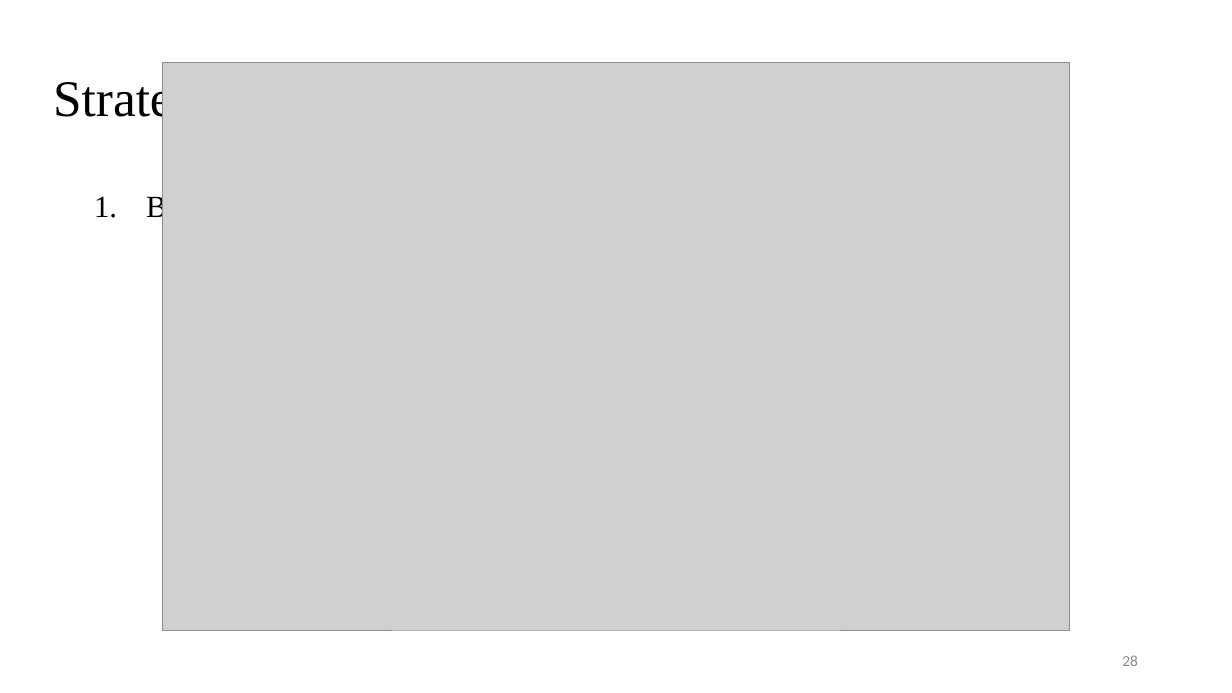
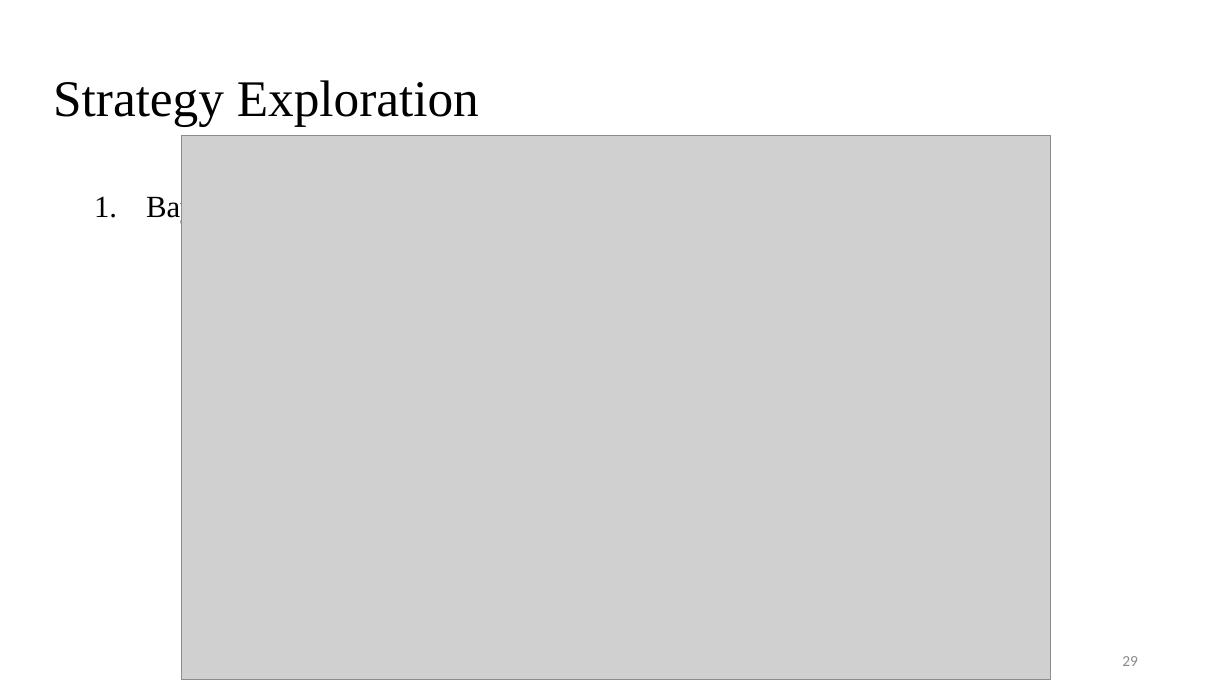
Before and after one commit to Pacific-Feng-Studuies/Studied-Papers, a slide deck: slide 30 of GM/Placement/PUFFER A Routability-Driven Placement Framework via Cell Padding/PUFFER A Routability-Driven Placement Framework via Cell Padding.pptx (slide 29 before the commit). Drawn at 1232x693 pixels with LibreOffice and Linux fonts; fonts in the diff are those of the drawing; grey boxes stand for pictures. Boxes give left, top, right and bottom in pixels: in the first picture for what was removed or moved away, otherwise in the second. Text is boxed around its words. In the diff, an @@ line names an element or a change of style, - is before the commit and + after.

```diff
--- a/GM/Placement/PUFFER A Routability-Driven Placement Framework via Cell Padding/PUFFER A Routability-Driven Placement Framework via Cell Padding.pptx
+++ b/GM/Placement/PUFFER A Routability-Driven Placement Framework via Cell Padding/PUFFER A Routability-Driven Placement Framework via Cell Padding.pptx
@@ picture: place and size @@
-picture at [162,63,1069,630]
+picture at [181,136,1052,679]
@@ page number at [1122,656,1138,666]: text changed @@
-28
+29
```
Also in this commit, not shown: 1 other slide changed, 1 slide added.
